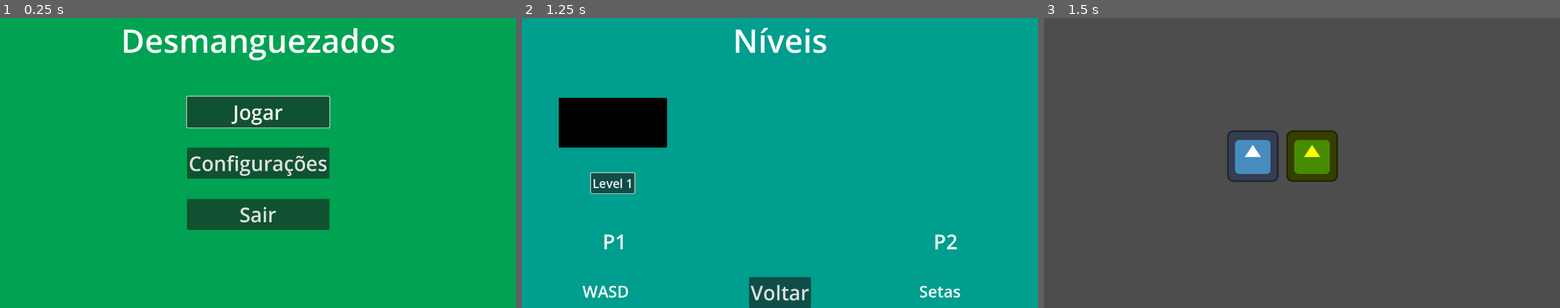
Above: before the commit, frames 1-3 (left to right).
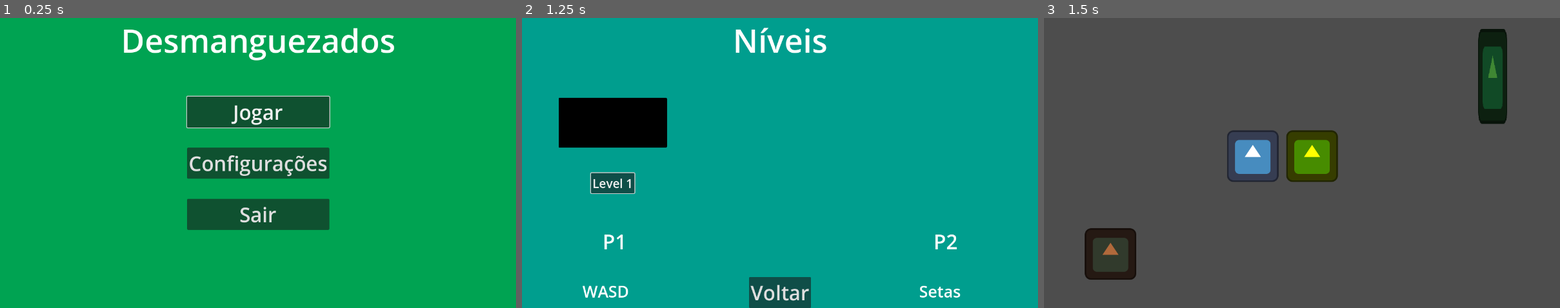
Above: after the commit, the same moments.

Repository: pauloBFalmeida/desmanguezados
Game: Godot game, scene res://Cenas/Menus/menuPrincipal.tscn
Two runs of this game, one before a commit and one after it. Both use one fixed random seed, a clock stepped at 60 frames per second and the inputs below. The engine's default icon, where the game draws it, is replaced by a stand-in: a white triangle on a blue panel in a dark square.
Inputs:
- Up to frame 1 (0.25 s): no input
- Up to frame 2 (1.25 s): click "Jogar" at 0.5 s
- Up to frame 3 (1.5 s): click "Level 1" at 1.25 s

Frames 1-2 are identical in both runs. In frame 3, 3.6% of the frame differs, in the area x 7-90%, y 3-91%.

Commit message:
ferramentas adicionadas

Diff:
--- /dev/null
+++ b/Cenas/Ferramentas/Cortar.tscn
@@ -0,0 +1,22 @@
+[gd_scene load_steps=4 format=3 uid="uid://wc8anpmb316x"]
+
+[ext_resource type="Script" uid="uid://gr6eecxca26c" path="res://Scripts/Ferramentas/cortar.gd" id="1_m88eb"]
+[ext_resource type="Texture2D" uid="uid://cvesjtff0f2n6" path="res://icon.svg" id="1_tq4c3"]
+
+[sub_resource type="CircleShape2D" id="CircleShape2D_m88eb"]
+radius = 63.0714
+
+[node name="Cortar" type="RigidBody2D"]
+collision_layer = 5
+collision_mask = 0
+gravity_scale = 0.0
+script = ExtResource("1_m88eb")
+layer_acao = 8
+
+[node name="Icon" type="Sprite2D" parent="."]
+self_modulate = Color(0.695171, 0.413016, 0.230829, 1)
+texture = ExtResource("1_tq4c3")
+
+[node name="CollisionShape2D" type="CollisionShape2D" parent="."]
+shape = SubResource("CircleShape2D_m88eb")
+debug_color = Color(0.645027, 0.373631, 0.922552, 0.42)
--- a/Cenas/Leveis/level_1.tscn
+++ b/Cenas/Leveis/level_1.tscn
@@ -1,7 +1,12 @@
-[gd_scene load_steps=3 format=3 uid="uid://dhv3qjf6ytml5"]
+[gd_scene load_steps=6 format=3 uid="uid://dhv3qjf6ytml5"]
 
 [ext_resource type="Script" uid="uid://dspkfadvtsdnp" path="res://Scripts/Leveis/level_1.gd" id="1_42x8c"]
 [ext_resource type="PackedScene" uid="uid://b1mtmyav5n0qq" path="res://Cenas/Partida/spawn_jogadores.tscn" id="1_w1eyt"]
+[ext_resource type="PackedScene" uid="uid://wc8anpmb316x" path="res://Cenas/Ferramentas/Cortar.tscn" id="3_o11j3"]
+[ext_resource type="Texture2D" uid="uid://cvesjtff0f2n6" path="res://icon.svg" id="4_b8hwj"]
+
+[sub_resource type="CircleShape2D" id="CircleShape2D_bklhl"]
+radius = 37.0135
 
 [node name="Level_1" type="Node"]
 script = ExtResource("1_42x8c")
@@ -9,4 +14,23 @@
 [node name="SpawnJogadores" parent="." instance=ExtResource("1_w1eyt")]
 position = Vector2(518, 343)
 
+[node name="Arvore" type="RigidBody2D" parent="." groups=["Marcador"]]
+modulate = Color(0.246201, 0.530814, 0.199596, 1)
+position = Vector2(1113, 145)
+collision_layer = 9
+collision_mask = 0
+gravity_scale = 0.0
+
+[node name="Icon" type="Sprite2D" parent="Arvore"]
+scale = Vector2(0.56, 1.84)
+texture = ExtResource("4_b8hwj")
+
+[node name="CollisionShape2D" type="CollisionShape2D" parent="Arvore"]
+scale = Vector2(1, 3.16)
+shape = SubResource("CircleShape2D_bklhl")
+
+[node name="Cortar" parent="." groups=["Ferramentas"] instance=ExtResource("3_o11j3")]
+position = Vector2(165, 586)
+
 [editable path="SpawnJogadores"]
+[editable path="Cortar"]
--- a/Cenas/Partida/Jogador.tscn
+++ b/Cenas/Partida/Jogador.tscn
@@ -1,10 +1,34 @@
-[gd_scene load_steps=3 format=3 uid="uid://c38kt6bogw2mq"]
+[gd_scene load_steps=5 format=3 uid="uid://c38kt6bogw2mq"]
 
 [ext_resource type="Script" uid="uid://wmjg8xw6jhs4" path="res://Scripts/Partida/jogador.gd" id="1_hjt1h"]
 [ext_resource type="Texture2D" uid="uid://cvesjtff0f2n6" path="res://icon.svg" id="2_li7es"]
 
-[node name="Jogador" type="Node2D"]
+[sub_resource type="RectangleShape2D" id="RectangleShape2D_hjt1h"]
+size = Vector2(122, 120)
+
+[sub_resource type="CircleShape2D" id="CircleShape2D_hjt1h"]
+radius = 146.014
+
+[node name="Jogador" type="CharacterBody2D"]
+collision_layer = 2
+collision_mask = 3
+motion_mode = 1
 script = ExtResource("1_hjt1h")
+speed = 350.0
 
 [node name="Sprite2D" type="Sprite2D" parent="."]
 texture = ExtResource("2_li7es")
+
+[node name="CollisionCorpo" type="CollisionShape2D" parent="."]
+shape = SubResource("RectangleShape2D_hjt1h")
+
+[node name="AreaInteracao" type="Area2D" parent="."]
+collision_layer = 0
+collision_mask = 4
+
+[node name="CollisionShape2D" type="CollisionShape2D" parent="AreaInteracao"]
+shape = SubResource("CircleShape2D_hjt1h")
+debug_color = Color(0.466019, 0.766409, 0.908058, 0.258824)
+
+[connection signal="body_entered" from="AreaInteracao" to="." method="_on_area_interacao_body_entered"]
+[connection signal="body_exited" from="AreaInteracao" to="." method="_on_area_interacao_body_exited"]
--- a/Scripts/Autoloads/inputManager.gd
+++ b/Scripts/Autoloads/inputManager.gd
@@ -13,11 +13,12 @@
 	"move_left",
 	"move_right",
 	"move_down",
-	"move_up"
+	"move_up",
+	"action"
 ]
 
-# actions_player[player id] -> acoes[nome da acao (do action_names)] -> nome da acao pro player no InputMap
-var actions_player = {}
+# actionMap_players[player id] -> acoes[nome da acao (do action_names)] -> nome da acao pro player no InputMap
+var actionMap_players = {}
 
 # controles conectados [controle id] -> player id
 var controles_conectados = {}
@@ -33,26 +34,26 @@
 # ----- Adiciona as actionMap para o teclado ----
 func add_keyboard(player_id: PlayerId):
 	# se nao tiver mapa de acoes pro player -> crie
-	if not actions_player.has(player_id):
-		actions_player[player_id] = {}
+	if not actionMap_players.has(player_id):
+		actionMap_players[player_id] = {}
 	# add as acoes do keyboard para esse player
 	var prefix = "key_1_" if player_id == PlayerId.P1 else "key_2_"
 	for action_name in action_names:
 		var ref_name: String = prefix + action_name
-		actions_player[player_id][action_name] = ref_name
+		actionMap_players[player_id][action_name] = ref_name
 
 # ---- Adiciona as actionMap para controle ----
 func add_controller(player_id: PlayerId, device_id: int) -> void:
 	controles_conectados[device_id] = player_id
 	# se nao tiver mapa de acoes pro player -> crie
-	if not actions_player.has(player_id):
-		actions_player[player_id] = {}
+	if not actionMap_players.has(player_id):
+		actionMap_players[player_id] = {}
 	# copia as acoes do controle, especifico do device_id do controle
 	for action_name in action_names:
 		var new_name: String = action_name + "_" +str(device_id)
 		var ref_name: String = "contr_" + action_name
 		_clone_action_controller(ref_name, new_name, device_id)
-		actions_player[player_id][action_name] = new_name
+		actionMap_players[player_id][action_name] = new_name
 	# emite o sinal avisando que foi adicionado um controle
 	emit_signal("controle_added")
 
--- /dev/null
+++ b/Scripts/Ferramentas/Ferramenta.gd
@@ -0,0 +1,12 @@
+class_name Ferramenta
+extends RigidBody2D
+
+@export_flags_2d_physics var layer_acao : int
+
+enum Ferramenta_tipo {CORTAR, PLANTAR, LIXO}
+
+@export var tipo_ferramenta : Ferramenta_tipo
+
+# int da layer [1, 32]
+func get_layer_acao() -> int:
+	return int(log(layer_acao) / log(2)) + 1
--- /dev/null
+++ b/Scripts/Ferramentas/cortar.gd
@@ -0,0 +1,5 @@
+extends Ferramenta
+
+func _ready() -> void:
+	add_to_group("Ferramentas")
+	print("cortar criado")
--- a/Scripts/Partida/jogador.gd
+++ b/Scripts/Partida/jogador.gd
@@ -1,19 +1,86 @@
-extends Node2D
+extends CharacterBody2D
 
 @export var player_id := InputManager.PlayerId.P1
 
 @export var speed: float = 250.0
 
 # acoes do InputMap
-var action : Dictionary
+var actionMap : Dictionary
+
+@onready var area_interacao : Area2D = $AreaInteracao
+
+var segurando_ferramenta : Ferramenta = null
 
 func _ready() -> void:
 	# ajusta o action map do player
-	action = InputManager.actions_player[player_id]
+	actionMap = InputManager.actionMap_players[player_id]
 	# ajusta o nome
 	set_name('Jogador_id_' + str(player_id))
 
 func _process(delta: float) -> void:
-	var move_dir = Input.get_vector(action["move_left"], action["move_right"], action["move_up"], action["move_down"])
+	var move_dir = Input.get_vector(actionMap["move_left"], actionMap["move_right"], actionMap["move_up"], actionMap["move_down"])
 
-	global_position += move_dir * delta * speed
+	velocity = move_dir * speed
+	move_and_slide()
+
+	if Input.is_action_just_pressed(actionMap["action"]):
+		acao()
+
+# ------ Acao -------
+func acao() -> void:
+	# se nao tiver nada na area -> nao faca nada
+	if bodys_dentro_area.is_empty(): return
+
+	var body : Node2D
+	# so 1 body dentro -> pega esse
+	if bodys_dentro_area.size() == 1:
+		for _body in bodys_dentro_area.values():
+			body = _body
+	# mais de 1 body dentro -> pega o mais proximo da direcao do movimento
+	else:
+		var direcao : Vector2 = (global_position - pos_inicio_interacao).normalized()
+		var prox_posicao = global_position + direcao # extrapolacao da posicao global que o jogador "esta" se movendo
+		# acha o body mais proximo de "prox_posicao"
+		var min_dist : float = INF
+		var min_body : Node2D = null
+		for _body : Node2D in bodys_dentro_area.values():
+			var dist = _body.global_position.distance_squared_to(prox_posicao)
+			# se atual for menor do q o temos marcado -> vira o marcado
+			if dist < min_dist:
+				min_dist = dist
+				min_body = _body
+		body = min_body
+	# fazemos a acao sobre o corpo
+	if body.is_in_group("Ferramentas"):
+		pegar_ferramenta(body)
+	elif body.is_in_group("Marcador"):
+		print("usando: ", segurando_ferramenta)
+		print("em: ", body)
+	else:
+		print('body escolhido: ', body)
+
+func pegar_ferramenta(ferramenta : Ferramenta) -> void:
+	segurando_ferramenta = ferramenta
+	# ajusta para a area de interacao reconhecer o alvo da ferramenta
+	area_interacao.set_collision_mask_value(ferramenta.get_layer_acao(), true)
+	# TODO: Pegar a ferramenta msm
+
+	# --- temp : rouba a sprite ---
+	var sprite = ferramenta.get_node("Icon")
+	sprite.get_parent().remove_child(sprite)
+	# add
+	add_child(sprite)
+	sprite.scale = Vector2.ONE * 0.4
+	sprite.position = Vector2.ZERO
+
+# ------ Area Interacao -------
+var bodys_dentro_area := {}
+var pos_inicio_interacao : Vector2
+func _on_area_interacao_body_entered(body: Node2D) -> void:
+	bodys_dentro_area[body] = body
+	pos_inicio_interacao = global_position
+	print(body)
+
+func _on_area_interacao_body_exited(body: Node2D) -> void:
+	if bodys_dentro_area.has(body):
+		bodys_dentro_area.erase(body)
--- a/project.godot
+++ b/project.godot
@@ -35,6 +35,11 @@
 "res://Scripts/": "purple"
 }
 
+[global_group]
+
+Ferramentas="as ferramentas"
+Marcador="alvo das interações das ferramentas"
+
 [input]
 
 ui_accept={
@@ -51,7 +56,7 @@
 , Object(InputEventJoypadButton,"resource_local_to_scene":false,"resource_name":"","device":-1,"button_index":5,"pressure":0.0,"pressed":true,"script":null)
 ]
 }
-x={
+contr_action={
 "deadzone": 0.2,
 "events": [Object(InputEventJoypadButton,"resource_local_to_scene":false,"resource_name":"","device":-1,"button_index":0,"pressure":0.0,"pressed":true,"script":null)
 ]
@@ -121,6 +126,25 @@
 "events": [Object(InputEventKey,"resource_local_to_scene":false,"resource_name":"","device":-1,"window_id":0,"alt_press …(195 unchanged characters)…
 ]
 }
+key_1_action={
+"deadzone": 0.2,
+"events": [Object(InputEventKey,"resource_local_to_scene":false,"resource_name":"","device":-1,"window_id":0,"alt_pressed":false,"shift_pressed":false,"ctrl_pressed":false,"meta_pressed":false,"pressed":false,"keycode":0,"physical_keycode":32,"key_label":0,"unicode":32,"location":0,"echo":false,"script":null)
+]
+}
+key_2_action={
+"deadzone": 0.2,
+"events": [Object(InputEventKey,"resource_local_to_scene":false,"resource_name":"","device":-1,"window_id":0,"alt_pressed":false,"shift_pressed":false,"ctrl_pressed":false,"meta_pressed":false,"pressed":false,"keycode":0,"physical_keycode":4194325,"key_label":0,"unicode":0,"location":2,"echo":false,"script":null)
+]
+}
+
+[layer_names]
+
+2d_physics/layer_1="Tudo"
+2d_physics/layer_2="Jogadores"
+2d_physics/layer_3="Ferramentas"
+2d_physics/layer_4="Arvores"
+2d_physics/layer_5="Mudas"
+2d_physics/layer_6="Lixo"
 
 [rendering]
 
Not shown, added: Scripts/Ferramentas/Ferramenta.gd.uid
Not shown, added: Scripts/Ferramentas/cortar.gd.uid
